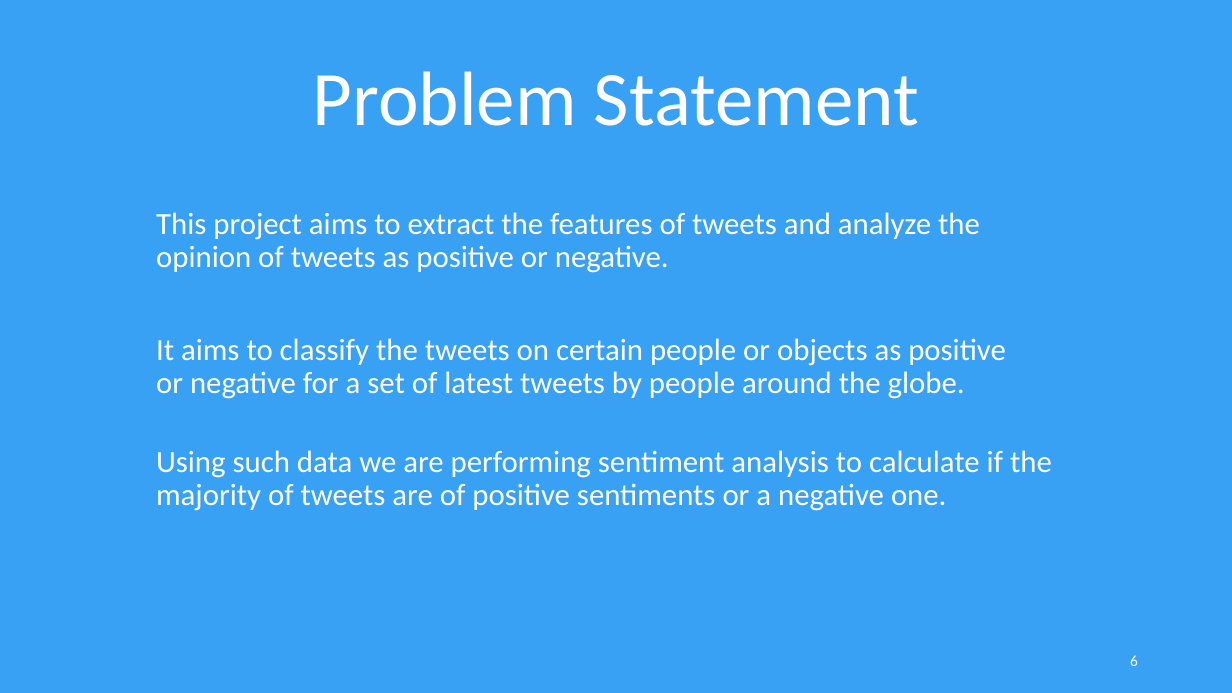
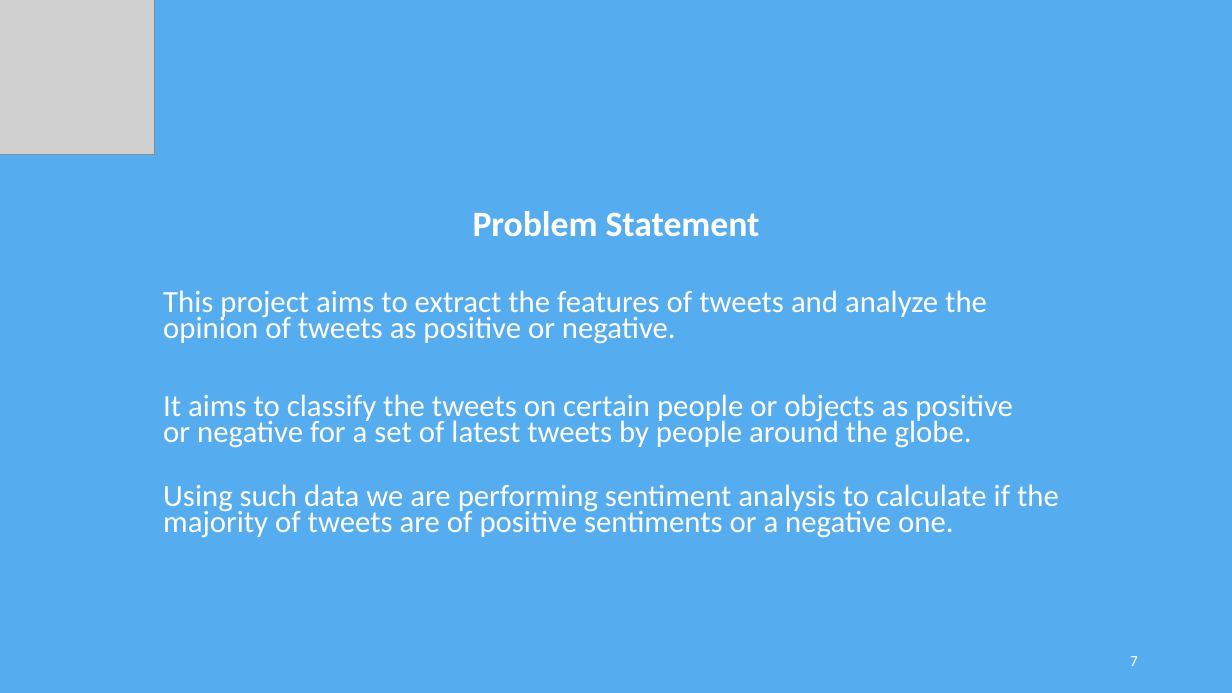
Before and after one commit to poshan0126/SentiMeter_Proposal_Documents, a slide deck: slide 7 of Project-Presentation.pptx (slide 6 before the commit). Drawn at 1232x693 pixels with LibreOffice and Linux fonts; fonts in the diff are those of the drawing; grey boxes stand for pictures. Boxes give left, top, right and bottom in pixels: in the first picture for what was removed or moved away, otherwise in the second. Text is boxed around its words. In the diff, an @@ line names an element or a change of style, - is before the commit and + after.

```diff
--- a/Project-Presentation.pptx
+++ b/Project-Presentation.pptx
@@ background #38A1F3 to #55ACEF @@
@@ picture added at <box>0,0,155,155</box> @@
@@ title removed at <box>313,71,919,126</box> @@
-Problem Statement
@@ subtitle "Problem Statement": place and size @@
-subtitle "Problem Statement" at <box>156,212,1052,511</box>
+subtitle "Problem Statement" at <box>163,211,1059,538</box>
@@ subtitle at <box>473,211,760,237</box>: paragraph added @@
+Problem Statement
@@ subtitle at <box>163,290,1059,538</box>: size 24 to 24.1 pt; line spacing 0.9 to 0.7 @@
@@ page number at <box>1130,656,1138,666</box>: text changed @@
-6
+7
```
Also in this commit, not shown: 15 other slides changed, 4 slides added, 2 slides removed, 2 other files.
